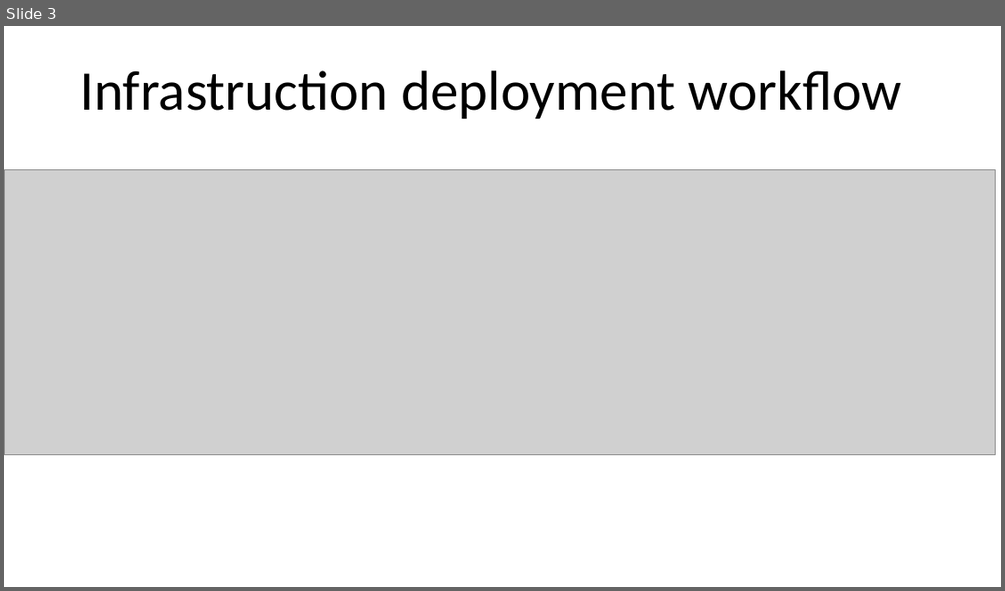
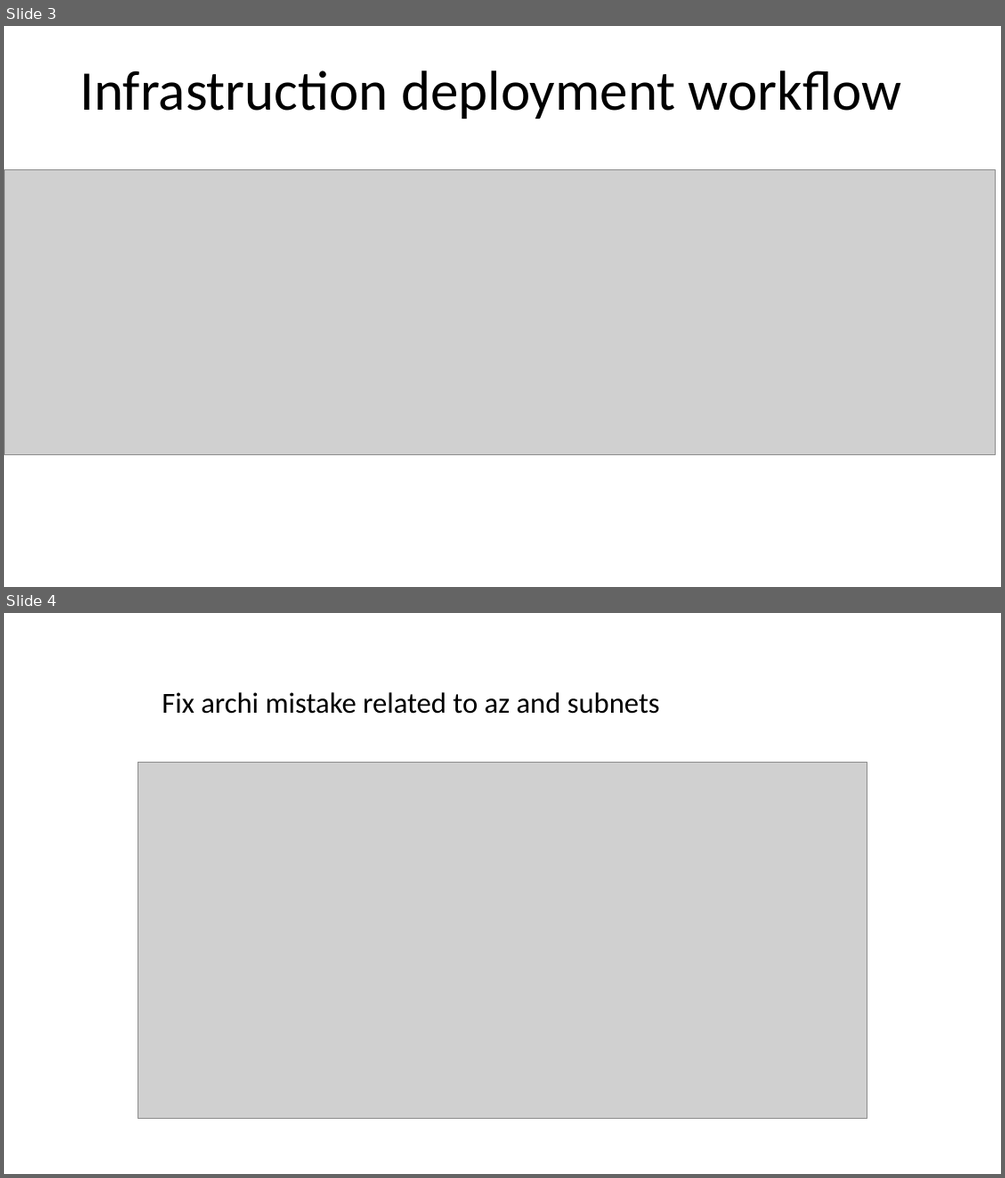
Before and after one commit to MOURIK/emirate-case-study, a slide deck: WebApp_architecture.pptx. Shown one above the other, each under a label of ours: slide 3 before the commit, slides 3 and 4 after it. The pictures are 1005x591 and 1005x1178 pixels, drawn with LibreOffice and Linux fonts; fonts in the diff are those of the drawing; grey boxes stand for pictures. Boxes give left, top, right and bottom in pixels: in the first picture for what was removed or moved away, otherwise in the second. Text is boxed around its words. In the diff, an @@ line names an element or a change of style, - is before the commit and + after.

Commit message:
fix architecture mistake in az/subnet

```diff
--- a/WebApp_architecture.pptx
+++ b/WebApp_architecture.pptx
@@ slide 4 added at (4, 613, 1001, 1174), background #FFFFFF @@
@@ title added at (162, 692, 660, 714), 28 pt, text #000000 @@
+Fix archi mistake related to az and subnets
@@ picture added at (138, 763, 867, 1119) @@
```
Also in this commit, not shown: 1 other file.
